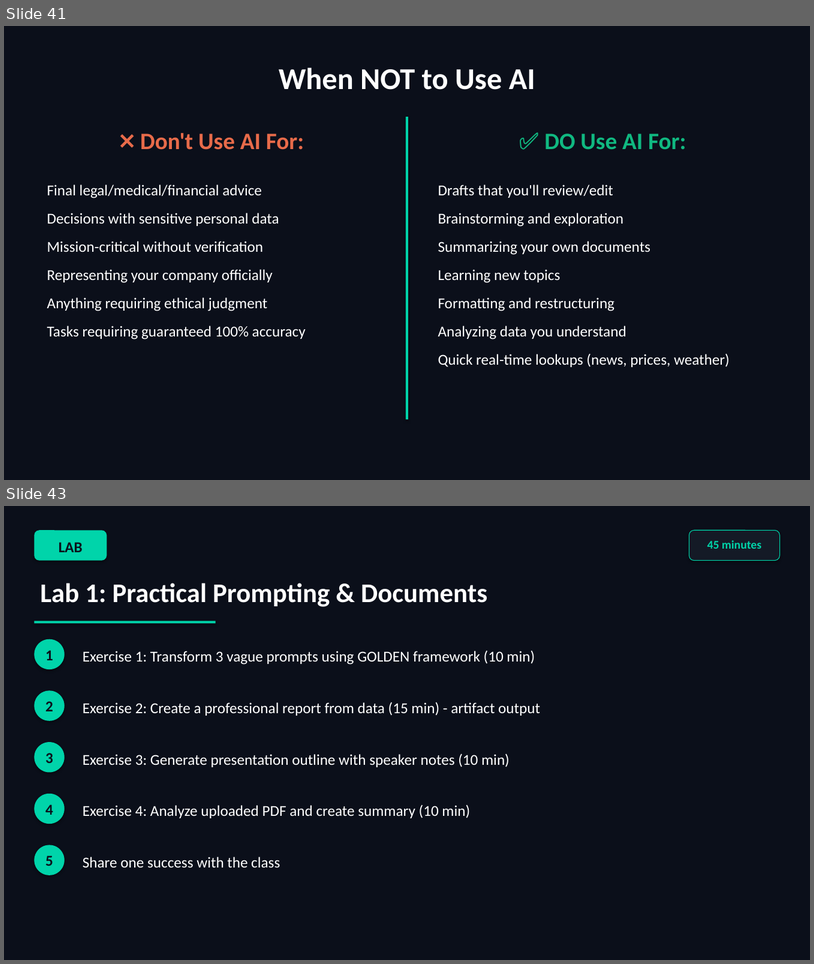
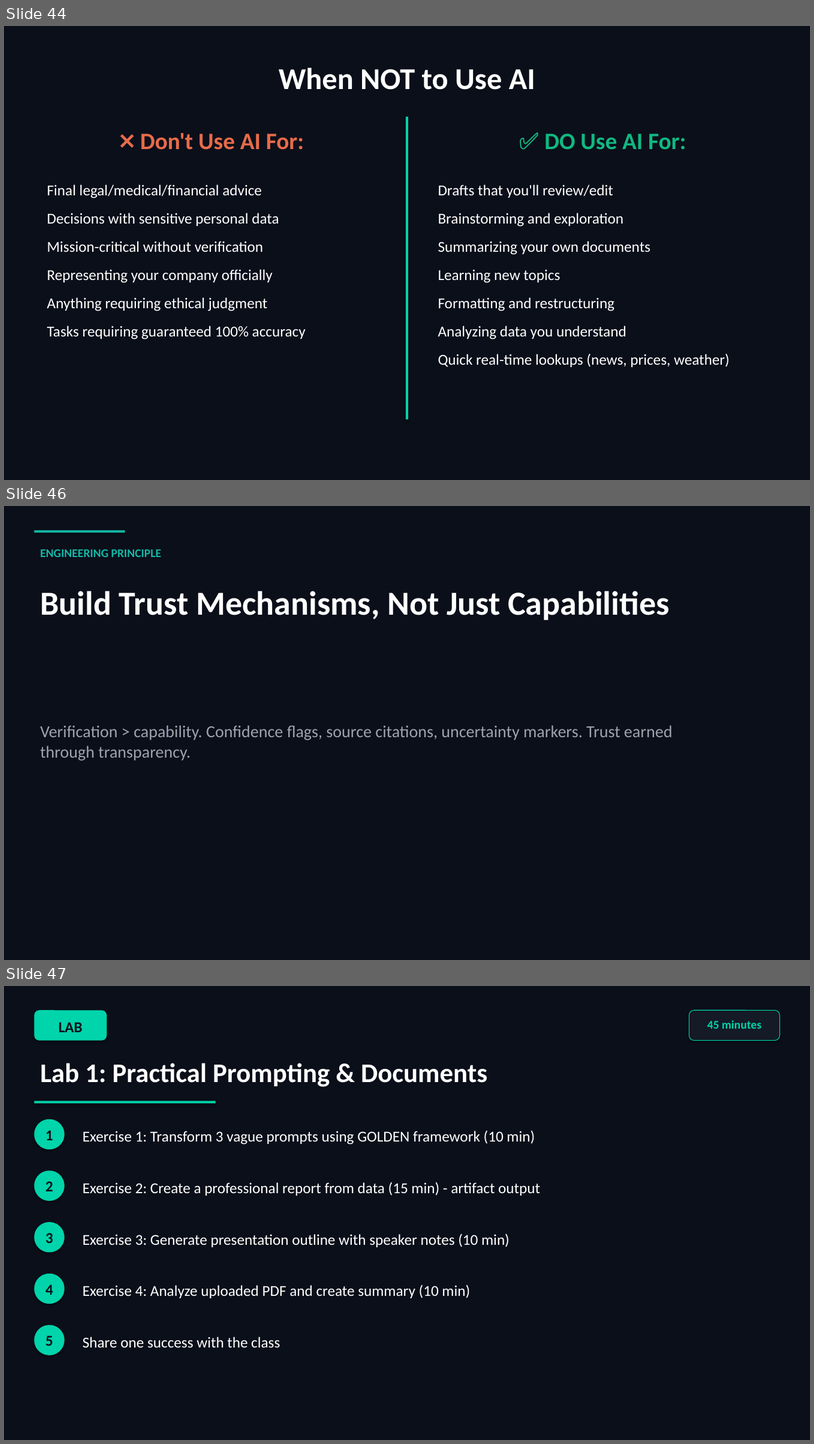
Before and after one commit to scottrhay/AIA-ClaudeCopilot, a slide deck: slides/Day1_Claude_for_Business.pptx. Shown one above the other, each under a label of ours: slides 41 and 43 before the commit, slides 44, 46 and 47 after it; the slides between them are not shown. The pictures are 814x964 and 814x1444 pixels, drawn with LibreOffice and Linux fonts; fonts in the diff are those of the drawing. Boxes give left, top, right and bottom in pixels: in the first picture for what was removed or moved away, otherwise in the second. Text is boxed around its words. In the diff, an @@ line names an element or a change of style, - is before the commit and + after.

Commit message:
Integrate 12 engineering principles from Second Brain methodology into all 3 decks
Day 1 (86 slides): 4 principles woven into business user flow
Day 2 (88 slides): 4 principles woven into fundamentals flow
Day 3 (86 slides): 4 principles woven into advanced flow

Source: Nate B Jones - Why 2026 Is the Year to Build a Second Brain
Each principle includes concept + demo tie-in + lab tie-in (~60 min/day)

```diff
--- a/slides/Day1_Claude_for_Business.pptx
+++ b/slides/Day1_Claude_for_Business.pptx
@@ slide 46 added at bbox=[4, 506, 810, 960], background #0B0F1A @@
@@ rectangle added at bbox=[34, 530, 125, 532], fill #14B8A6 @@
@@ text added at bbox=[40, 549, 162, 557], 14 pt, text #14B8A6, bold @@
+ENGINEERING PRINCIPLE
@@ text added at bbox=[40, 591, 669, 620], 40 pt, text #FFFFFF, bold @@
+Build Trust Mechanisms, Not Just Capabilities
@@ text added at bbox=[40, 725, 673, 760], 20 pt, text #9CA3AF @@
+Verification > capability. Confidence flags, source citations, uncertainty markers. Trust earned through transparency.
@@ what was slide 41 is now slide 44 @@
@@ what was slide 43 is now slide 47 @@
```
Also in this commit, not shown: 3 other slides added.
